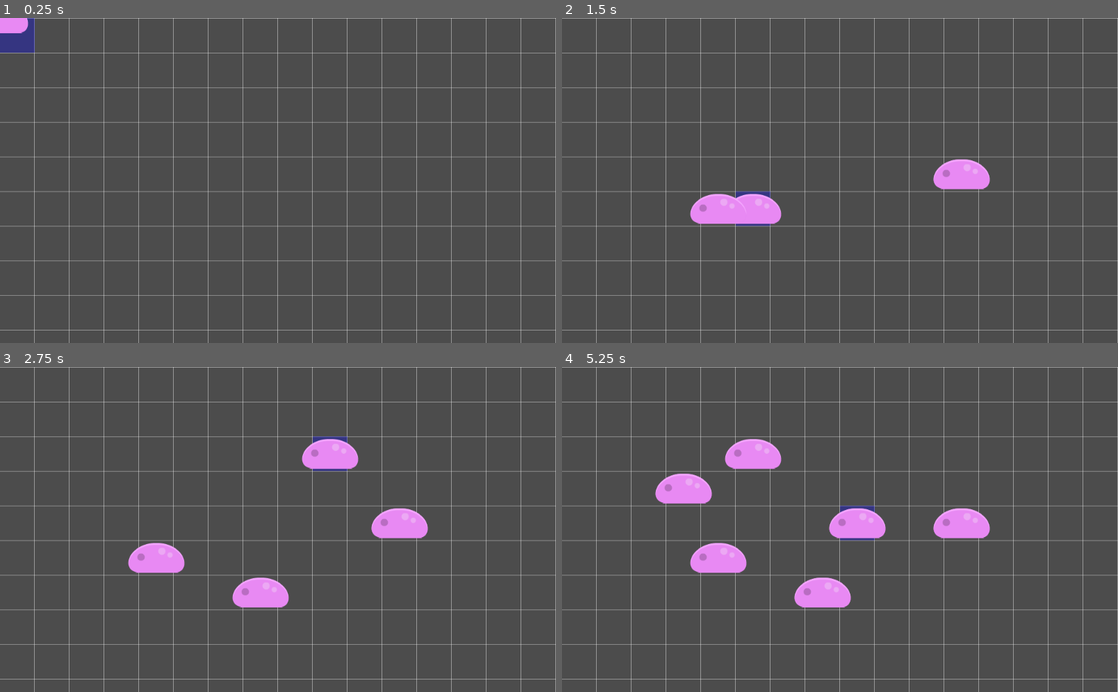
Above: before the commit, frames 1-4 (two rows, left to right).
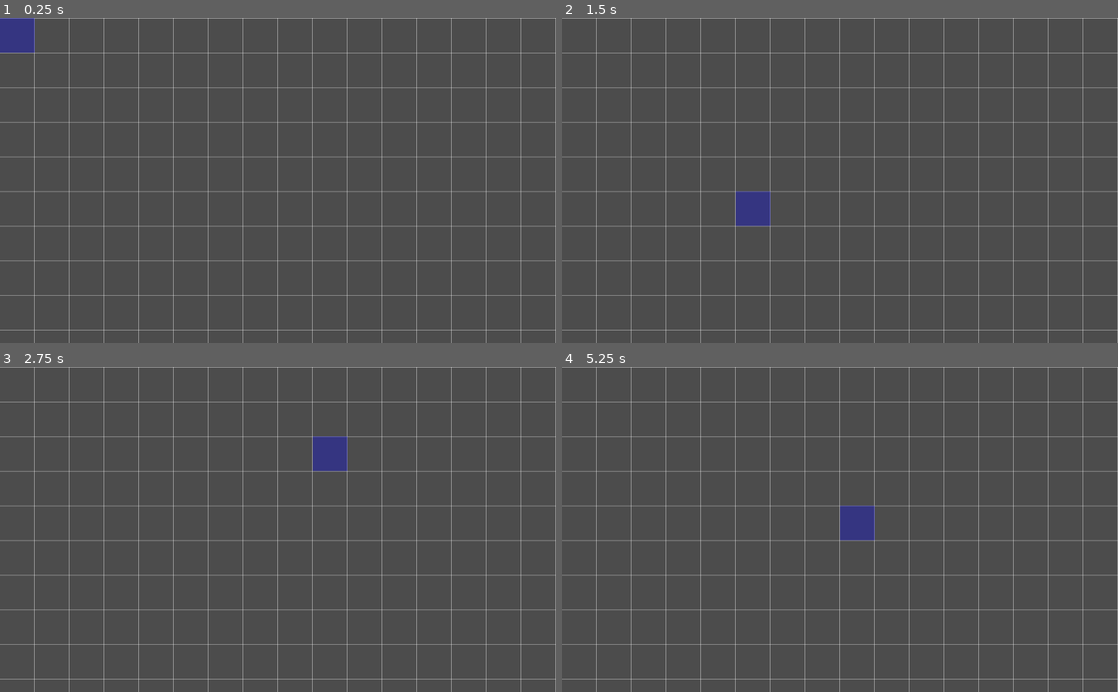
Above: after the commit, the same moments.

Repository: doomedramen/Maker
Game: Godot game, scene res://src/scenes/LevelEditor.tscn
The game is run twice, just before and just after one commit, with the same random seed, the same clock (stepped at 60 frames per second) and the same inputs. This scene is started directly instead of the project's main scene.
Inputs (mouse positions are in pixels of both pictures, inside the frame that each line leads up to):
- Up to frame 1 (0.25 s): no input
- Up to frame 2 (1.5 s): tap Enter at 0.5 s; move the mouse to (962, 164) at 0.52 s; hold Right (ui_right) 0.53-1.25 s; tap Shift (sprint) at 0.6 s; click (962, 164) at 0.67 s; tap Up (ui_up) at 0.77 s; tap Space at 1.25 s; drag from (728, 196) to (812, 245) at 1.27 s
- Up to frame 3 (2.75 s): tap Enter at 2 s; move the mouse to (333, 458) at 2.02 s; hold Left (ui_left) from 2.03 s (still down); tap Shift (sprint) at 2.1 s
- Up to frame 4 (5.25 s): release Left (ui_left) at 2.75 s; tap Space at 2.75, 4.25 s; drag from (812, 594) to (673, 480) at 2.77 s; tap Enter at 3.5 s; move the mouse to (1006, 578) at 3.52 s; hold Right (ui_right) 3.53-4.25 s; tap Shift (sprint) at 3.6, 5.1 s; tap Up (ui_up) at 3.77 s; drag from (673, 480) to (756, 448) at 4.27 s; move the mouse to (867, 529) at 5.02 s; hold Right (ui_right) from 5.03 s (still down); click (867, 529) at 5.17 s

The runs differ from the first frame. In frame 1, 0.2% of the frame differs, in the area x 0-6%, y 0-5%; in frame 2, 2.2%; in frame 3, 3.2%; in frame 4, 4.8%, in the area x 16-77%, y 22-75%.
Error after the commit: Attempt to call function 'instance' in base 'null instance' on a null instance. (res://src/scenes/scripts/LevelEditor.gd:11)

Commit message:
stuff

Diff:
--- a/src/sprites/Enemy.tscn
+++ b/src/sprites/Enemy.tscn
@@ -1,28 +1,8 @@
-[gd_scene load_steps=3 format=2]
+Hi Kamil, You are currently using 3TB of scratch data. Is all of this still in use?
 
-[ext_resource path="res://assets/spritesheet_enemies.png" type="Texture" id=1]
+Thank you
 
-[sub_resource type="RectangleShape2D" id=1]
+Martin Page
 
-custom_solver_bias = 0.0
-extents = Vector2( 10, 10 )
 
-[node name="Enemy" type="KinematicBody2D"]
-
-input_pickable = false
-collision_layer = 1
-collision_mask = 1
-collision/safe_margin = 0.08
-
-[node name="Sprite" type="Sprite" parent="." index="0"]
-
-texture = ExtResource( 1 )
-region_enabled = true
-region_rect = Rect2( 11, 1113, 106, 56 )
-_sections_unfolded = [ "Offset", "Region" ]
-
-[node name="CollisionShape2D" type="CollisionShape2D" parent="." index="1"]
-
-position = Vector2( -0.375004, 2.625 )
-scale = Vector2( 4.36538, 2.54808 )
-shape = SubResource( 1 )
+Scratch Use
